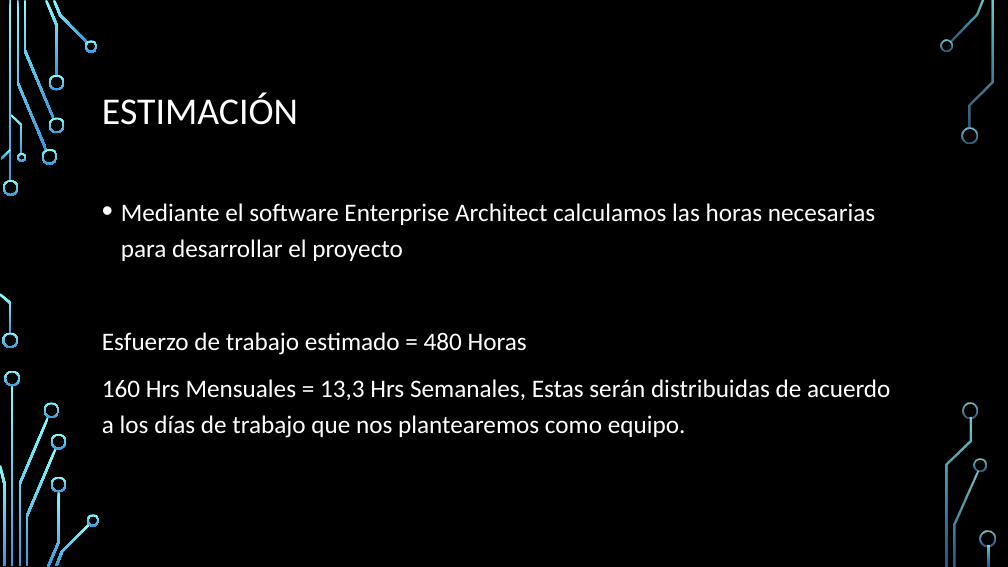
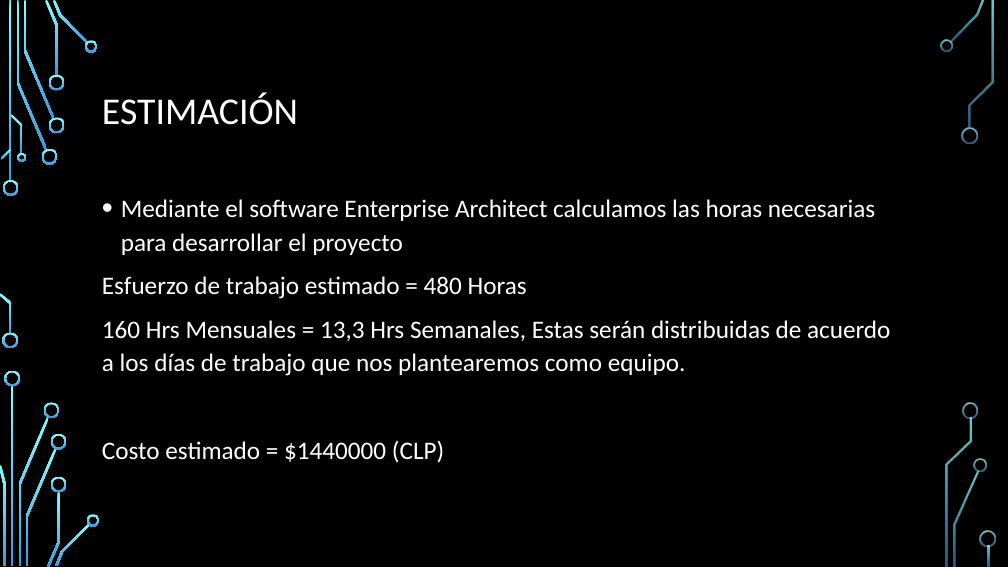
Before and after one commit to Adescafu/INFO264_Proyecto, a slide deck: slide 14 of presentacion.pptx. Drawn at 1008x567 pixels with LibreOffice and Linux fonts; fonts in the diff are those of the drawing; background and template pictures are left out. Boxes give left, top, right and bottom in pixels: in the first picture for what was removed or moved away, otherwise in the second. Text is boxed around its words. In the diff, an @@ line names an element or a change of style, - is before the commit and + after.

Commit message:
estimación Costo +

```diff
--- a/presentacion.pptx
+++ b/presentacion.pptx
@@ text at (102,199,890,376): line spacing 1.2 to 1.1 @@
@@ text at (102,441,444,463): paragraph added @@
+Costo estimado = $1440000 (CLP)
```
